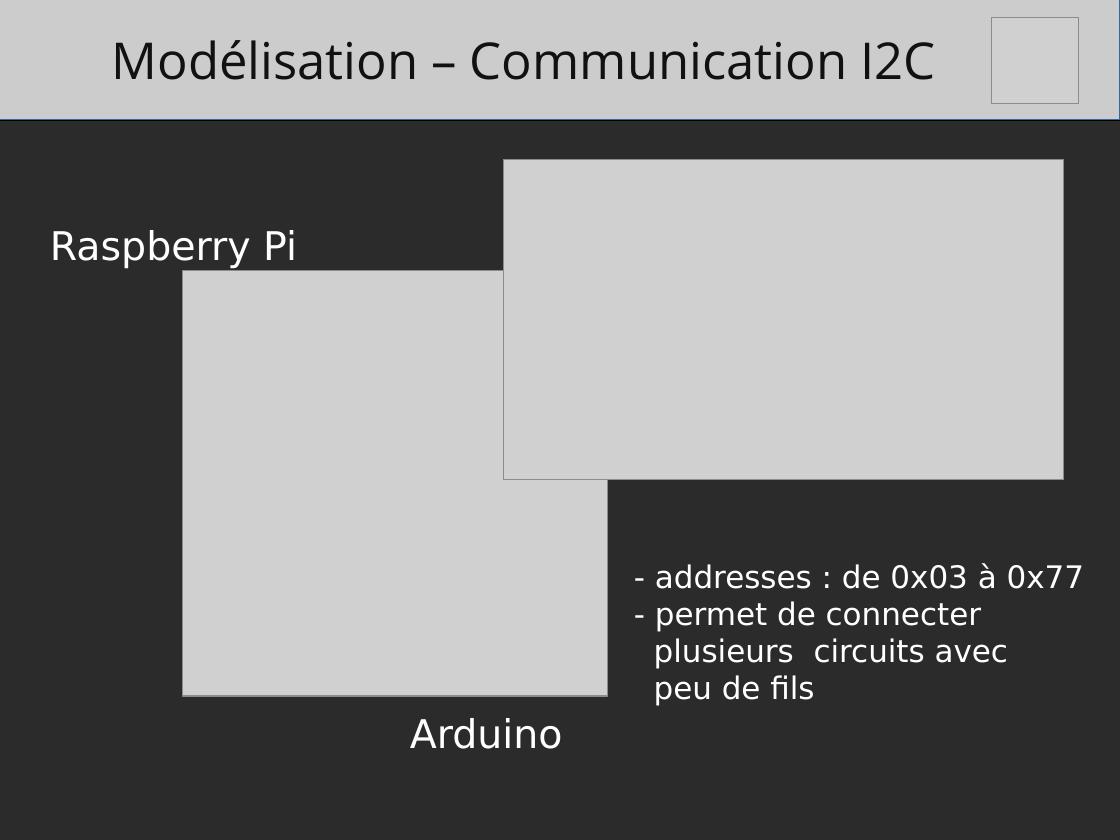
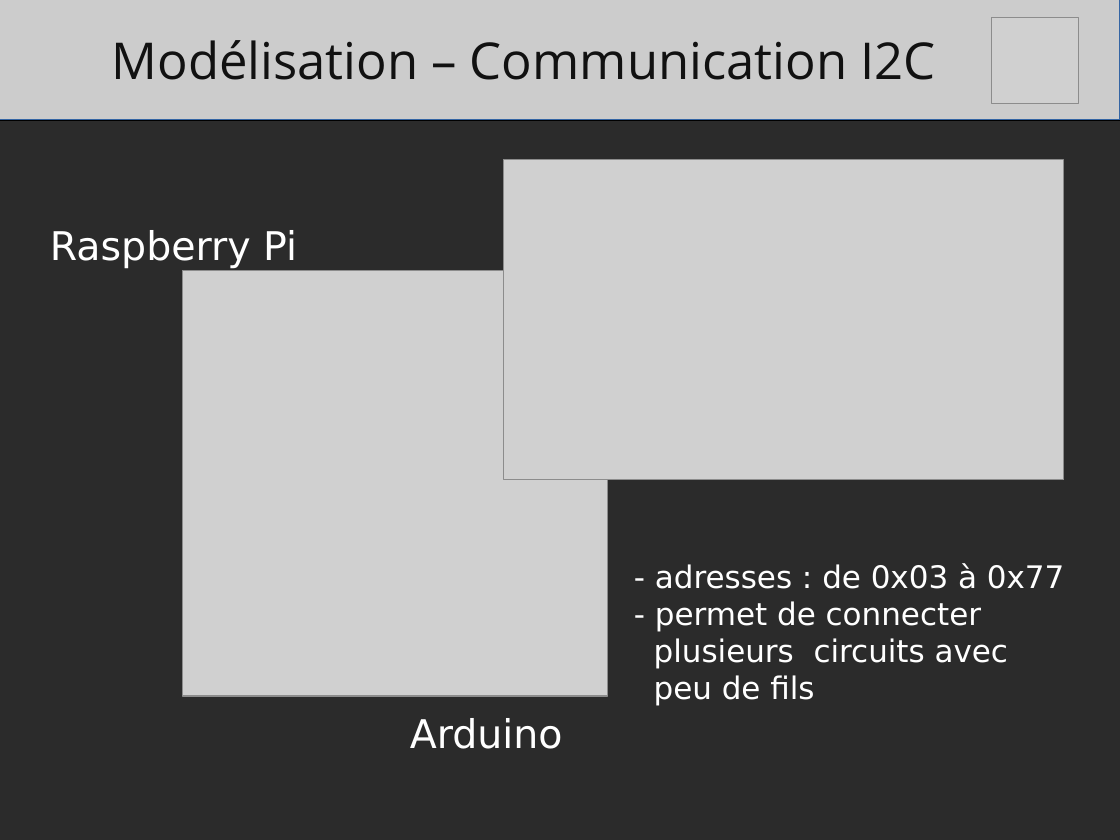
Before and after one commit to julienp17/WaveMirror, a slide deck: slide 9 of presentation/modelisation.odp. Drawn at 1120x840 pixels with LibreOffice and Linux fonts; fonts in the diff are those of the drawing; grey boxes stand for pictures; background and template pictures are left out; a plain dark background stands for a picture behind light text. Boxes give left, top, right and bottom in pixels: in the first picture for what was removed or moved away, otherwise in the second. Text is boxed around its words. In the diff, an @@ line names an element or a change of style, - is before the commit and + after.

```diff
--- a/presentation/modelisation.odp
+++ b/presentation/modelisation.odp
@@ text at [655,563,1064,589]: text changed @@
-- addresses : de 0x03 à 0x77
+- adresses : de 0x03 à 0x77
```
Also in this commit, not shown: 7 other slides changed.
